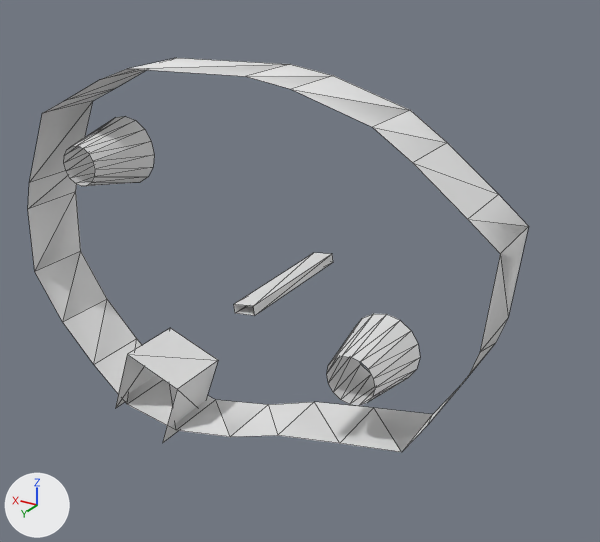
A saved change to the COLLADA model resources/originals/boundary.dae.
Camera for both pictures: a 50 mm lens placed at (-12.05, 22.91, 8.93), pointed at (-1.65, 5.58, 0.26). Arrows for +X, +Y and +Z are at lower left; the lights stay in place. Mesh edges are drawn as thin lines. Where no turn or scale is listed for an object, it has been applied to the vertices.
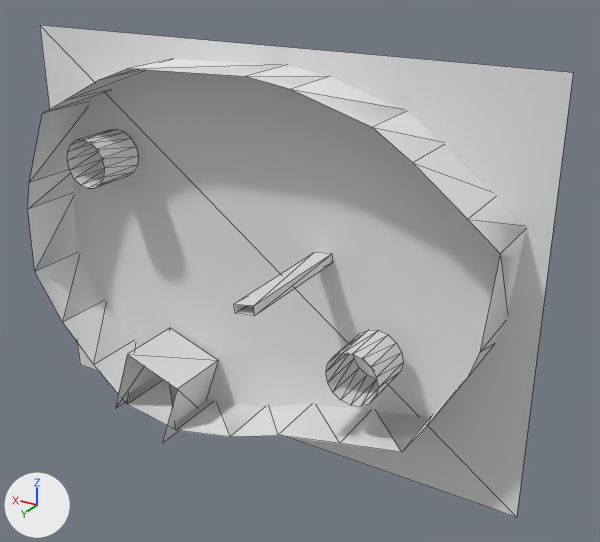
Boxes (x1, y1, x2, y2) around the edits, measured in the pictures (600 x 542 px):
'Plane', added
    after: (40, 25, 573, 517)
'Cylinder.002', reshaped (23% narrower, 35% shorter)
    before: (327, 314, 420, 406)
    after: (67, 129, 138, 188)
'Cylinder.001', deleted
    before: (64, 116, 154, 186)
'Cylinder.003', added
    after: (326, 330, 403, 406)

Patch to the scene script:
```diff
--- a/resources/originals/boundary.dae.py
+++ b/resources/originals/boundary.dae.py
@@ me_cylinder_002 @@
 me_cylinder_002.from_pydata(...)  # 32 vertices, 32 faces; spans x -1.0..1.0, y -1.0..1.0, z -1.0..1.0
 # used by ob_cylinder_002; location = (-3.9, 5.91, -1.72); rotation_euler = (-1.571, 0.0, 0.0), in degrees (-90, 0, 0)
+# me_cylinder_002 part 1: all 16 vertices in x -0.68..0.68, y -0.68..0.68, z 1.0 are scaled about their middle by (1.48, 1.48, 1)
@@ me_cylinder_003 @@
+me_cylinder_003.from_pydata(...)  # 32 vertices, 32 faces; spans x -0.733..0.733, y -0.733..0.733, z -0.733..0.733
@@ me_plane @@
+me_plane.from_pydata([(-7.8, 0.0, 5.8), (7.8, 0.0, 5.8), (-7.8, 0.0, -5.8), (7.8, 0.0, -5.8)], [], [(1, 2, 0), (1, 3, 2)])
@@ ob_cylinder_001 @@
-ob_cylinder_001 = bpy.data.objects.new('Cylinder.001', me_cylinder_001)
-ob_cylinder_001.location = (4.64, 5.94, 2.52)
@@ ob_cylinder_003 @@
+ob_cylinder_003 = bpy.data.objects.new('Cylinder.003', me_cylinder_003)
+ob_cylinder_003.location = (-3.9, 6.1, -1.73)
@@ ob_plane @@
+ob_plane = bpy.data.objects.new('Plane', me_plane)
+ob_plane.location = (-0.03, 4.87, 0.1)
```
